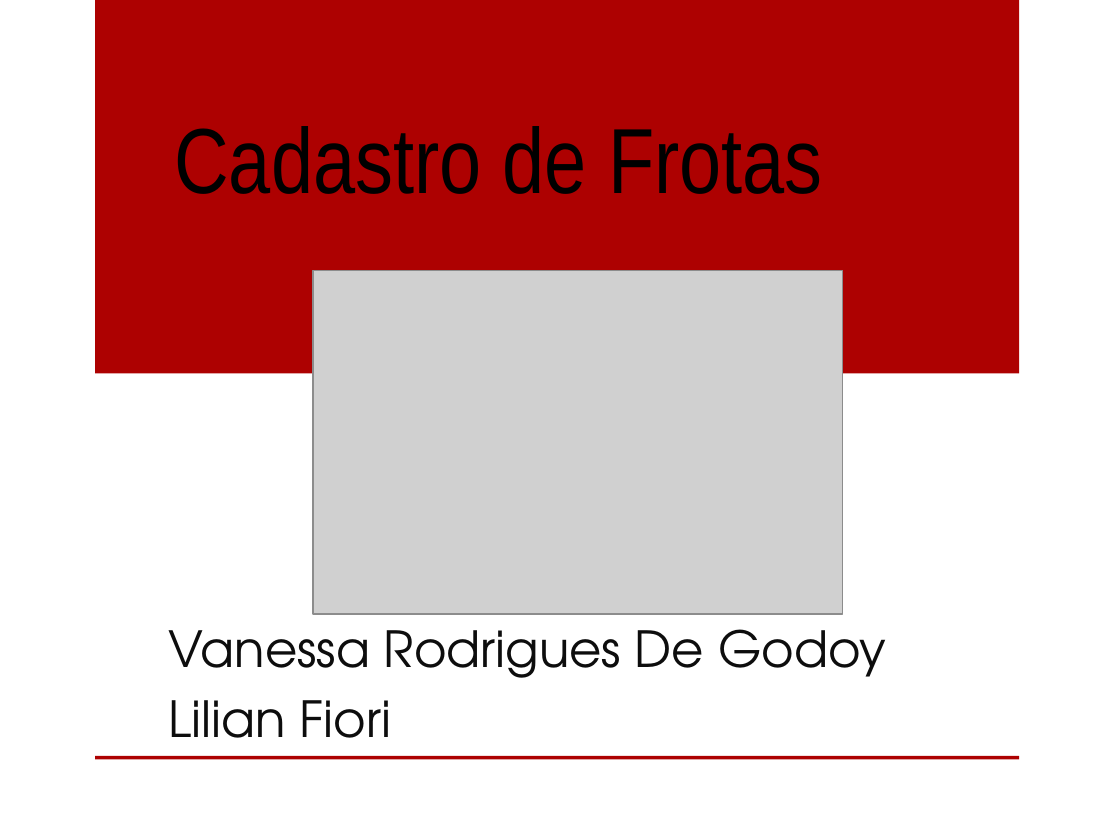
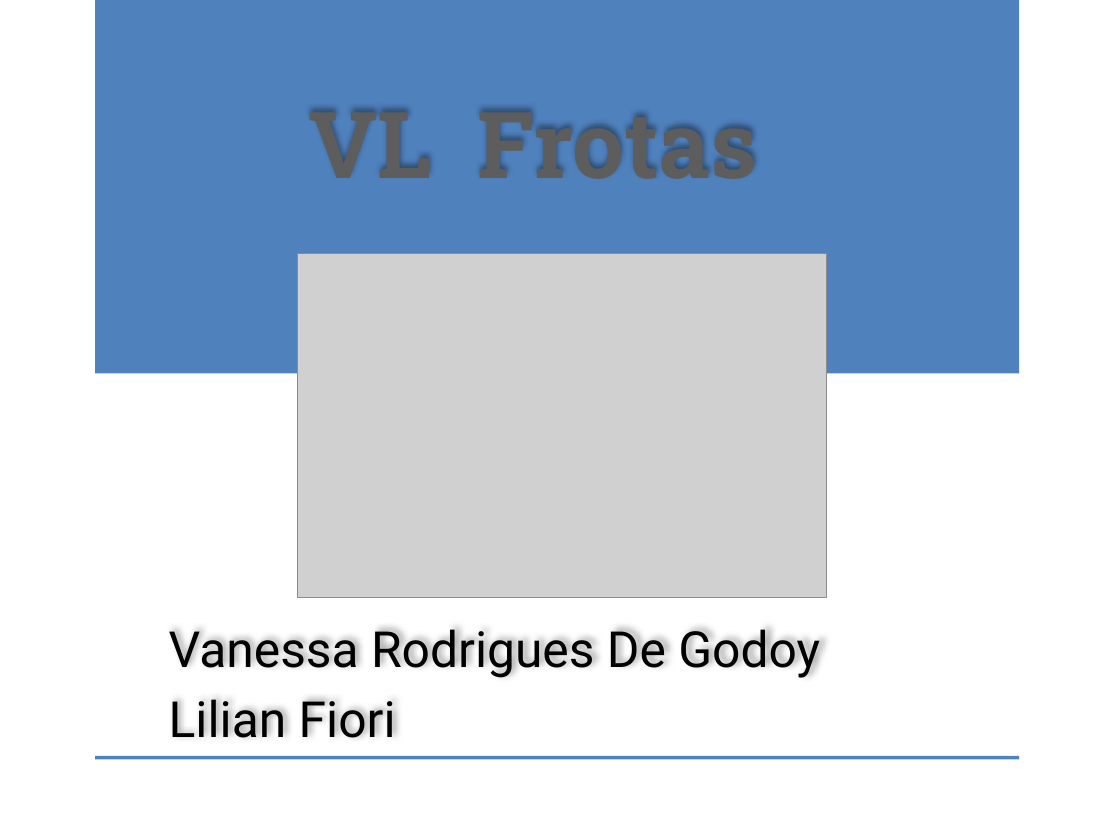
Before and after one commit to ProjetoAC/Lilian-ControleDeFrotas, a slide deck: slide 1 of Cadastro de Frotas- Apresentação.pptx. Drawn at 1120x840 pixels with LibreOffice and Linux fonts; fonts in the diff are those of the drawing; grey boxes stand for pictures; background and template pictures are left out. Boxes give left, top, right and bottom in pixels: in the first picture for what was removed or moved away, otherwise in the second. Text is boxed around its words. In the diff, an @@ line names an element or a change of style, - is before the commit and + after.

```diff
--- a/Cadastro de Frotas- Apresentação.pptx
+++ b/Cadastro de Frotas- Apresentação.pptx
@@ rectangle at bbox=[95, 0, 1019, 373]: fill #AD0101 to #4F81BD @@
@@ title at bbox=[309, 108, 757, 179]: text changed; font Arial Narrow to Roboto Slab; text colour #000000 to gradient #555555 to #5D5D5D to #000000; bold on @@
-Cadastro de Frotas
+VL Frotas
@@ picture: place and size @@
-picture at bbox=[314, 270, 842, 614]
+picture at bbox=[298, 254, 827, 598]
@@ subtitle "Vanessa Rodrigues De Godoy" at bbox=[169, 629, 820, 738]: font TeX Gyre Adventor to Roboto, text colour #0D0D0D to #000000 @@
@@ rectangle at bbox=[95, 756, 1019, 759]: fill #AD0101 to #4F81BD @@
```
Also in this commit, not shown: 7 other slides changed, 2 slides added, 2 slides removed, 1 other file.
